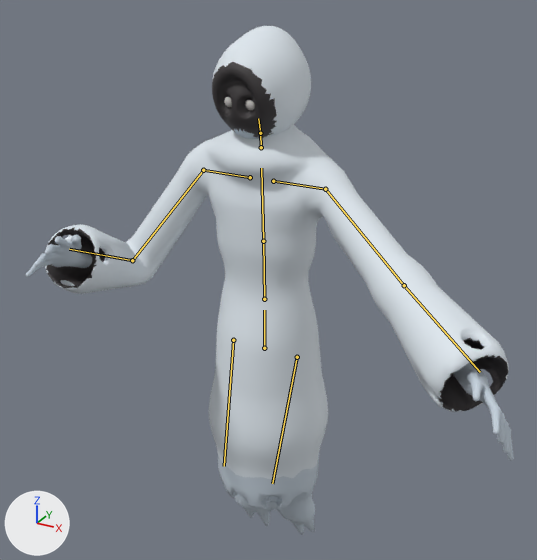
Renders of the FBX model Assets/Resources/Bodies/Ghost.fbx from each side of a commit.
Before and after are seen from a 50 mm camera at (0.528, -0.948, 1.109) aimed at (0.046, -0.071, 0.671). Every picture has the same lights, and +X, +Y and +Z are marked at lower left. The older version comes first. Both versions are drawn at frame 1 of the action 'Ghost|Strum'; the numbers are the values there. The bones that change, and the others that lie on the model, are drawn over the model as lines.

The first picture shows 'GhostMesh'.
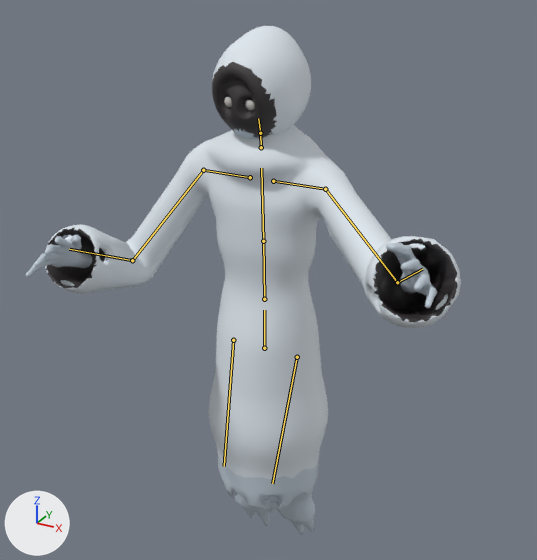
Boxes [x1, y1, x2, y2] around the edits, measured in the pictures (537 x 560 px):
'GhostMesh', posed (11% narrower): before [26, 26, 514, 534]; after [26, 26, 461, 534]
bone 'LeftUpperArm', root to tip: before (325, 189) to (404, 285); after (325, 189) to (397, 282)
bone 'LeftLowerArm', root to tip: before (404, 285) to (480, 372); after (397, 282) to (422, 269)

Diff of the bpy script that builds the scene:
```diff
--- a/Assets/Resources/Bodies/Ghost.fbx.py
+++ b/Assets/Resources/Bodies/Ghost.fbx.py
@@ bone_leftupperarm @@
 bone_leftupperarm = bpy.data.objects['Ghost'].pose.bones['LeftUpperArm']  # child of 'LeftShoulder'
-bone_leftupperarm.rotation_quaternion = (0.864, -0.297, -0.385, -0.132)  # degrees (-38, -48, 0)
+bone_leftupperarm.rotation_quaternion = (0.83, -0.302, -0.441, -0.161)  # degrees (-40, -56, 0)
@@ bone_leftlowerarm @@
 bone_leftlowerarm = bpy.data.objects['Ghost'].pose.bones['LeftLowerArm']  # child of 'LeftUpperArm'
-bone_leftlowerarm.rotation_quaternion = (0.99, 0.0, 0.0, -0.139)  # degrees (0, 0, -16)
+bone_leftlowerarm.rotation_quaternion = (0.875, 0.0, 0.0, -0.485)  # degrees (0, 0, -58)
```
